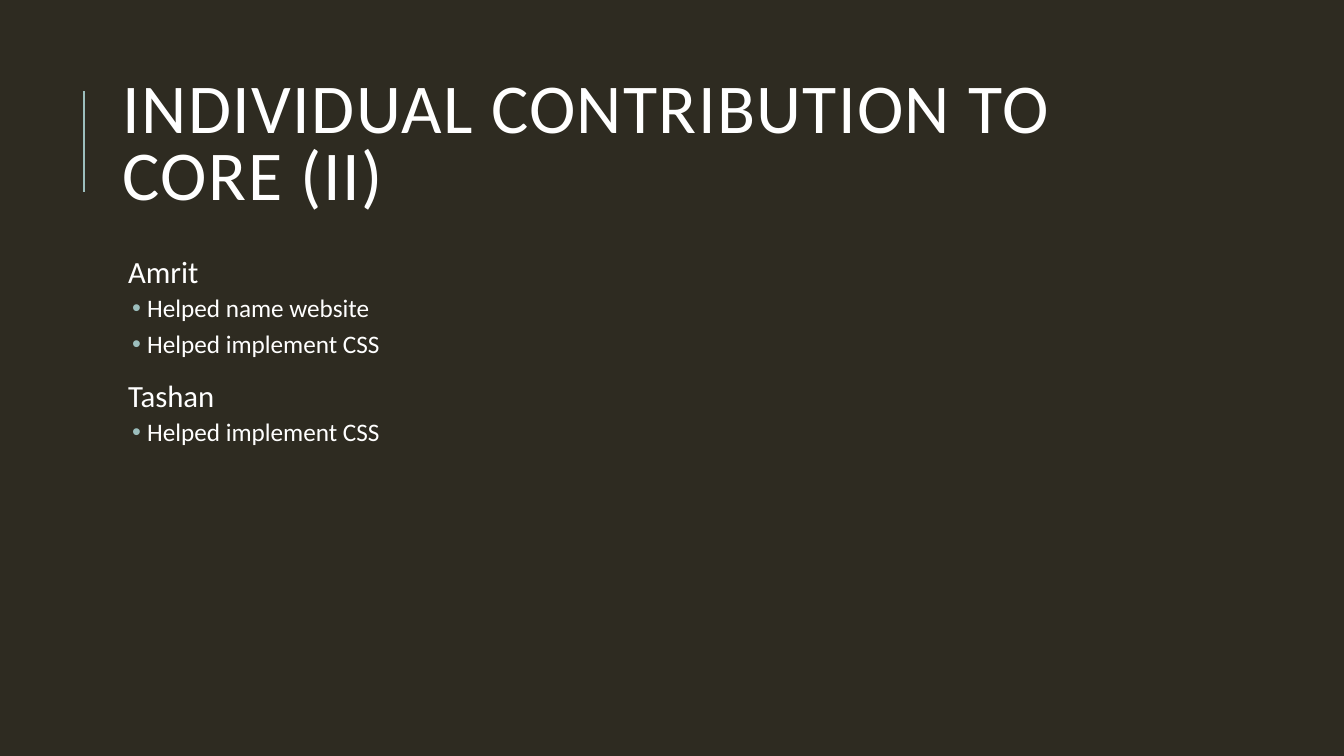
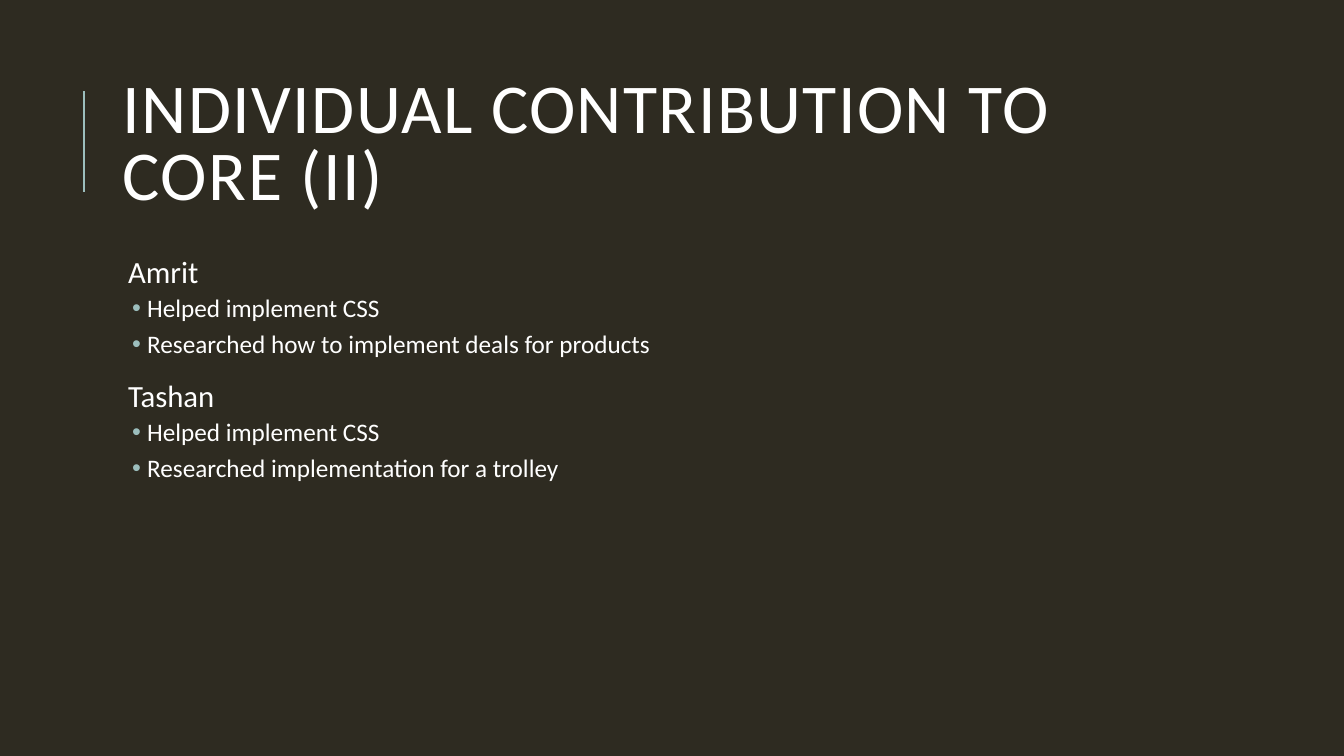
Before and after one commit to HamzaB93/UWL_Level5_Team_Project, a slide deck: slide 11 of Group_Docs/Team_Presentation_Group2.pptx. Drawn at 1344x756 pixels with LibreOffice and Linux fonts; fonts in the diff are those of the drawing. Boxes give left, top, right and bottom in pixels: in the first picture for what was removed or moved away, otherwise in the second. Text is boxed around its words. In the diff, an @@ line names an element or a change of style, - is before the commit and + after.

```diff
--- a/Group_Docs/Team_Presentation_Group2.pptx
+++ b/Group_Docs/Team_Presentation_Group2.pptx
@@ text at <box>147,299,369,321</box>: paragraph removed @@
-  • Helped name website
@@ text at <box>147,335,649,357</box>: paragraph added @@
+  • Researched how to implement deals for products
@@ text at <box>147,459,558,481</box>: paragraph added @@
+  • Researched implementation for a trolley
```
Also in this commit, not shown: 2 other slides changed.
